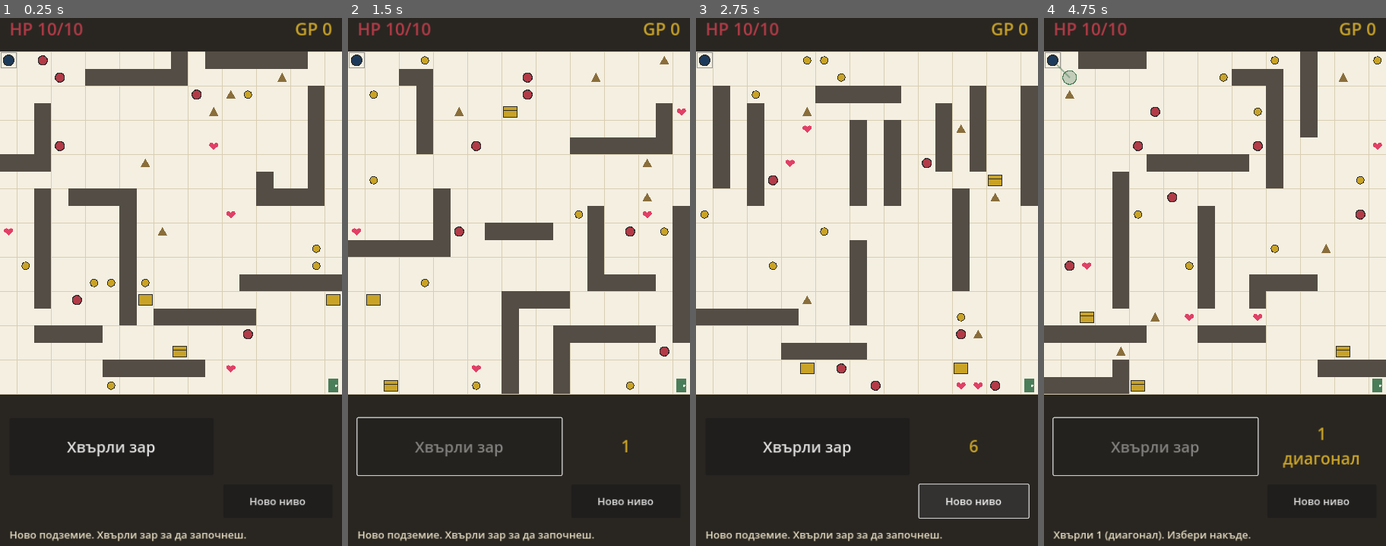
Above: before the commit, frames 1-4 (left to right).
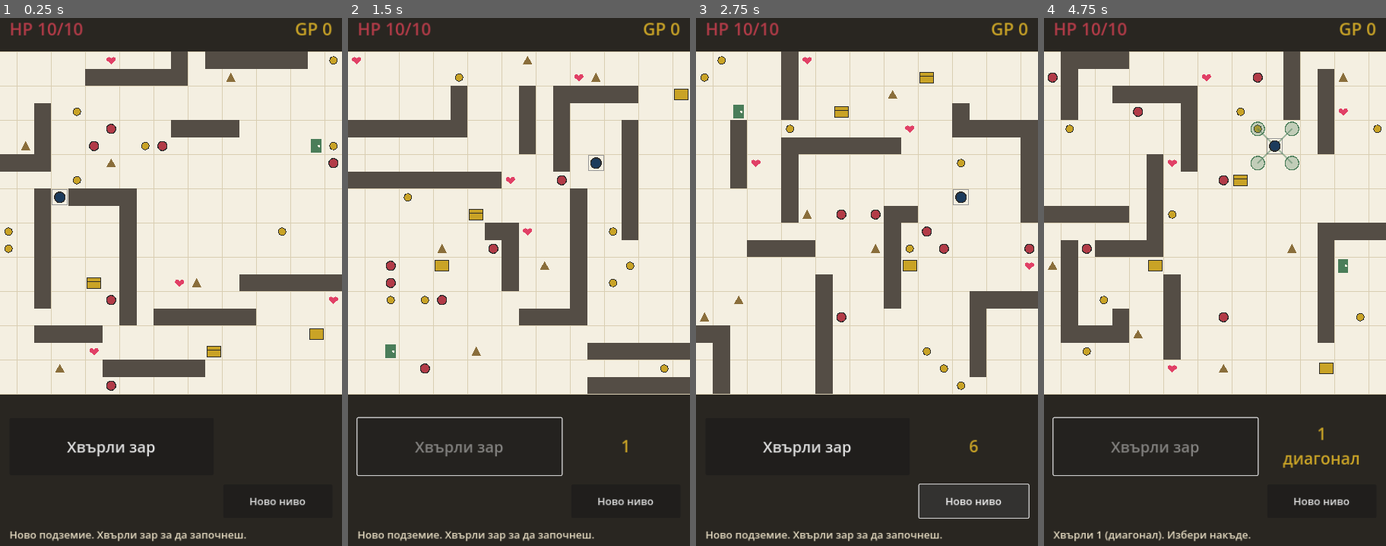
Above: after the commit, the same moments.

Repository: ViliyanSG/paper-dungeon
Game: Godot game, scene res://Main.tscn
Two runs of this game, one before a commit and one after it. Both use one fixed random seed, a clock stepped at 60 frames per second and the inputs below.
Inputs:
- Up to frame 1 (0.25 s): no input
- Up to frame 2 (1.5 s): click "Ново ниво" at 0.5 s; click "Хвърли зар" at 1.25 s
- Up to frame 3 (2.75 s): click "Ново ниво" at 2 s
- Up to frame 4 (4.75 s): click "Хвърли зар" at 2.75 s; click "Ново ниво" at 3.5 s; click "Хвърли зар" at 4.25 s

The runs differ from the first frame. In frame 1, 4.5% of the frame differs, in the area x 0-100%, y 6-71%; in frame 2, 21%, in the area x 0-100%, y 6-72%; in frame 3, 20%; in frame 4, 19%.

Commit message:
Randomize entrance and exit each level into two different quarters of the board
Co-Authored-By: Claude Opus 4.8 <noreply@anthropic.com>

Diff:
--- a/main.gd
+++ b/main.gd
@@ -37,6 +37,7 @@
 var path: Array[Vector2i] = []
 var entities: Array = []
 var walls: Dictionary = {}
+var entrance_cell := Vector2i(0, 0)
 var exit_cell := Vector2i(COLS - 1, ROWS - 1)
 var spinning := false
 var game_over := false
@@ -115,15 +116,20 @@
 #  Level setup
 # =====================================================================
 func new_level() -> void:
-	player = {"pos": Vector2i(0, 0), "hp": 10, "max_hp": 10, "atk": 3, "gold": 0}
+	# entrance and exit in two different quarters of the board
+	var q_start := randi() % 4
+	var q_exit := (q_start + 1 + randi() % 3) % 4
+	entrance_cell = _rand_in_quarter(q_start)
+	exit_cell = _rand_in_quarter(q_exit)
+
+	player = {"pos": entrance_cell, "hp": 10, "max_hp": 10, "atk": 3, "gold": 0}
 	current_n = 0
 	diagonal = false
 	options = []
 	option_paths = {}
 	awaiting_move = false
-	path = [Vector2i(0, 0)]
+	path = [entrance_cell]
 	entities = []
-	exit_cell = Vector2i(COLS - 1, ROWS - 1)
 	spinning = false
 	game_over = false
 	log_lines = []
@@ -137,6 +143,15 @@
 	queue_redraw()
 
 
+# Random cell inside quarter q (0=top-left, 1=top-right, 2=bottom-left, 3=bottom-right).
+func _rand_in_quarter(q: int) -> Vector2i:
+	var hx := COLS / 2
+	var hy := ROWS / 2
+	var x := (q % 2) * hx + randi() % hx
+	var y := (q / 2) * hy + randi() % hy
+	return Vector2i(x, y)
+
+
 func _place(type: String, x: int, y: int, extra: Dictionary = {}) -> void:
 	var e := {"type": type, "pos": Vector2i(x, y), "alive": true, "hp": 1, "atk": 0, "gold": 0}
 	for k in extra:
@@ -151,7 +166,7 @@
 # Generate random walls, then scatter entities on free reachable cells.
 # Regenerates until the exit is reachable from the entrance.
 func _generate_level() -> void:
-	var entrance := Vector2i(0, 0)
+	var entrance := entrance_cell
 	var target := int(COLS * ROWS * 0.15)
 	for attempt in 30:
 		walls = {}
@@ -206,7 +221,7 @@
 func _wall_cell_ok(cell: Vector2i, cells: Dictionary) -> bool:
 	if cell.x < 0 or cell.y < 0 or cell.x >= COLS or cell.y >= ROWS:
 		return false
-	if cell == Vector2i(0, 0) or cell == exit_cell:
+	if cell == entrance_cell or cell == exit_cell:
 		return false
 	if walls.has(cell) or cells.has(cell):
 		return false
@@ -274,7 +289,7 @@
 	entities = []
 	var free: Array = []
 	for c in reach:
-		if c == Vector2i(0, 0) or c == exit_cell:
+		if c == entrance_cell or c == exit_cell:
 			continue
 		free.append(c)
 	free.shuffle()
@@ -572,7 +587,7 @@
 				_draw_heart(ctr)
 
 	# entrance + exit
-	draw_rect(Rect2(2, GRID_TOP + 2, TILE - 4, TILE - 4), C_GRAY, false, 2.0)
+	draw_rect(Rect2(entrance_cell.x * TILE + 2, GRID_TOP + entrance_cell.y * TILE + 2, TILE - 4, TILE - 4), C_GRAY, false, 2.0)
 	var ec := cell_center(exit_cell)
 	var ew := TILE * 0.30
 	var eh := TILE * 0.40
